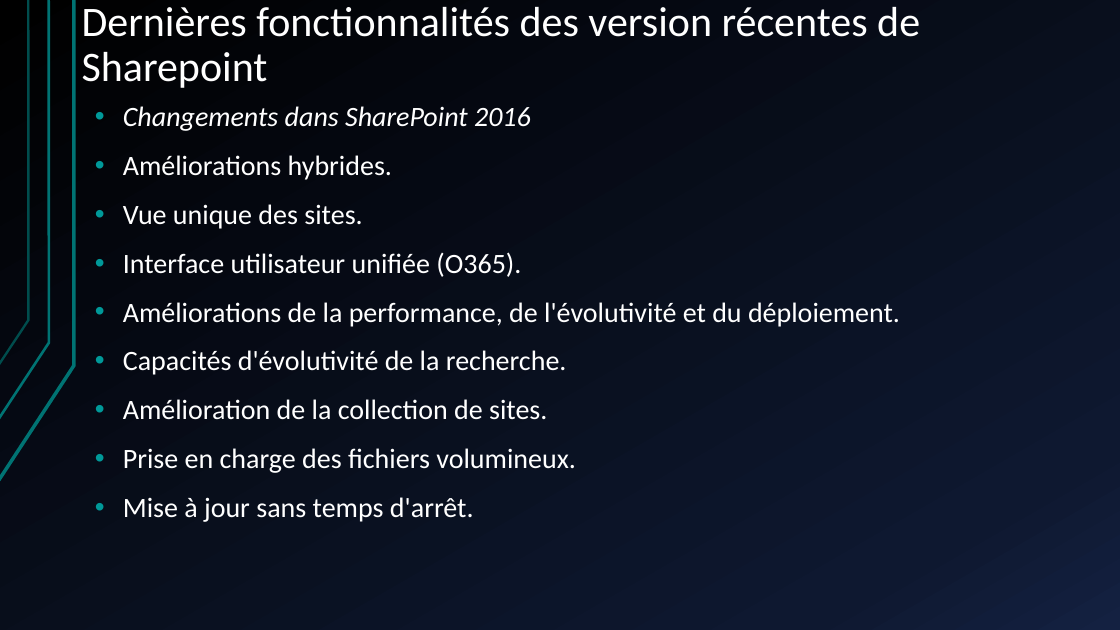
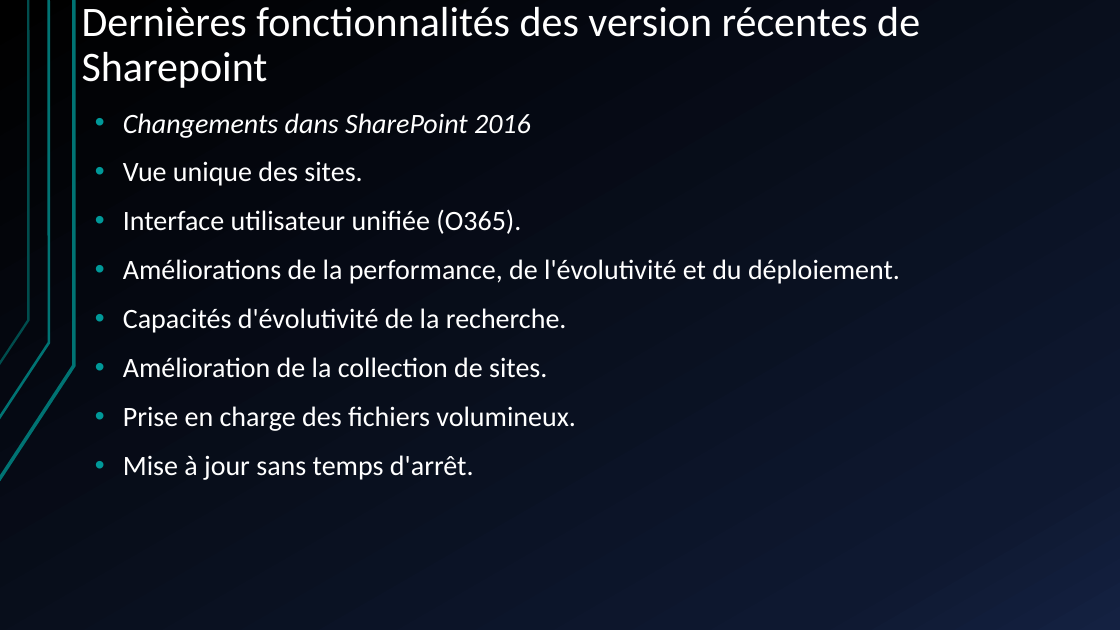
Before and after one commit to JojoTech-IT/Formation, a slide deck: slide 8 of Formation - installation, configuration et sécurisation de sharepoint.pptx (slide 7 before the commit). Drawn at 1120x630 pixels with LibreOffice and Linux fonts; fonts in the diff are those of the drawing. Boxes give left, top, right and bottom in pixels: in the first picture for what was removed or moved away, otherwise in the second. Text is boxed around its words. In the diff, an @@ line names an element or a change of style, - is before the commit and + after.

Commit message:
ajout procedure install et prsentation sharepoint edit 01/02/2024

```diff
--- a/Formation - installation, configuration et sécurisation de sharepoint.pptx
+++ b/Formation - installation, configuration et sécurisation de sharepoint.pptx
@@ text "Changements dans SharePoint 2016" at (123, 113, 900, 480): alignment left to justified @@
@@ text at (123, 155, 392, 180): paragraph removed @@
-• Améliorations hybrides.
```
Also in this commit, not shown: 10 other slides changed, 12 slides added, 4 slides removed, 1 other file.
